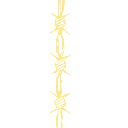
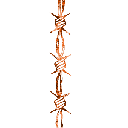
The second 128x128 image is a revision of the first. Changes to its layers:
"Layer 2": blend normal → hard light, painted on it, masked it over [49, 0, 72, 128]
